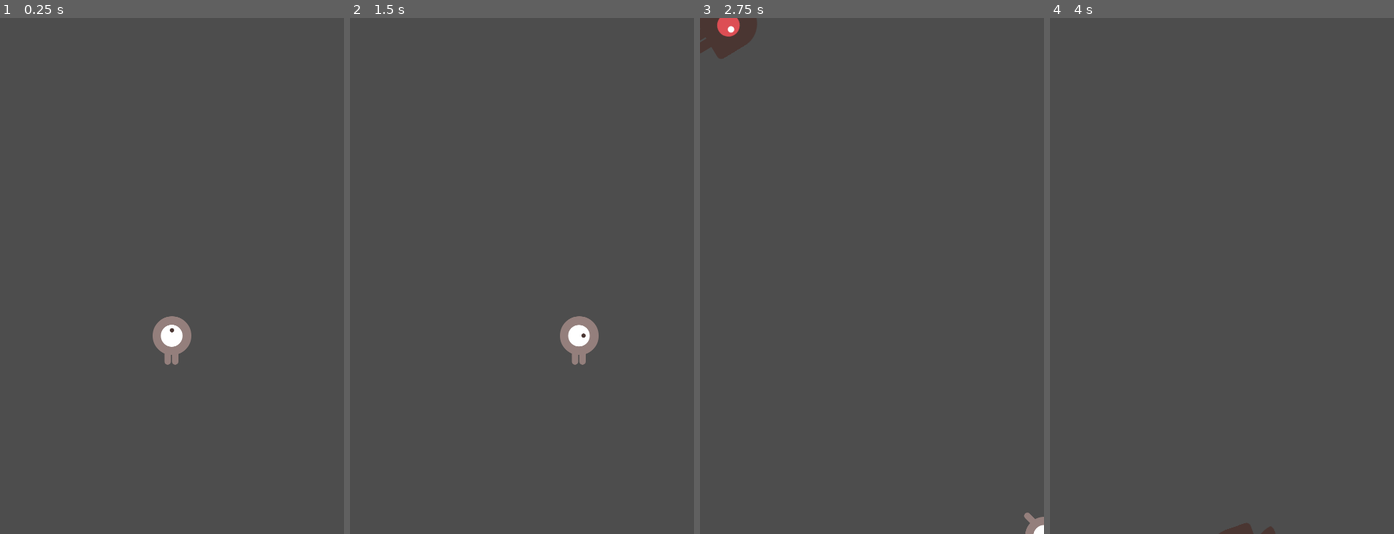
Above: before the commit, frames 1-4 (left to right).
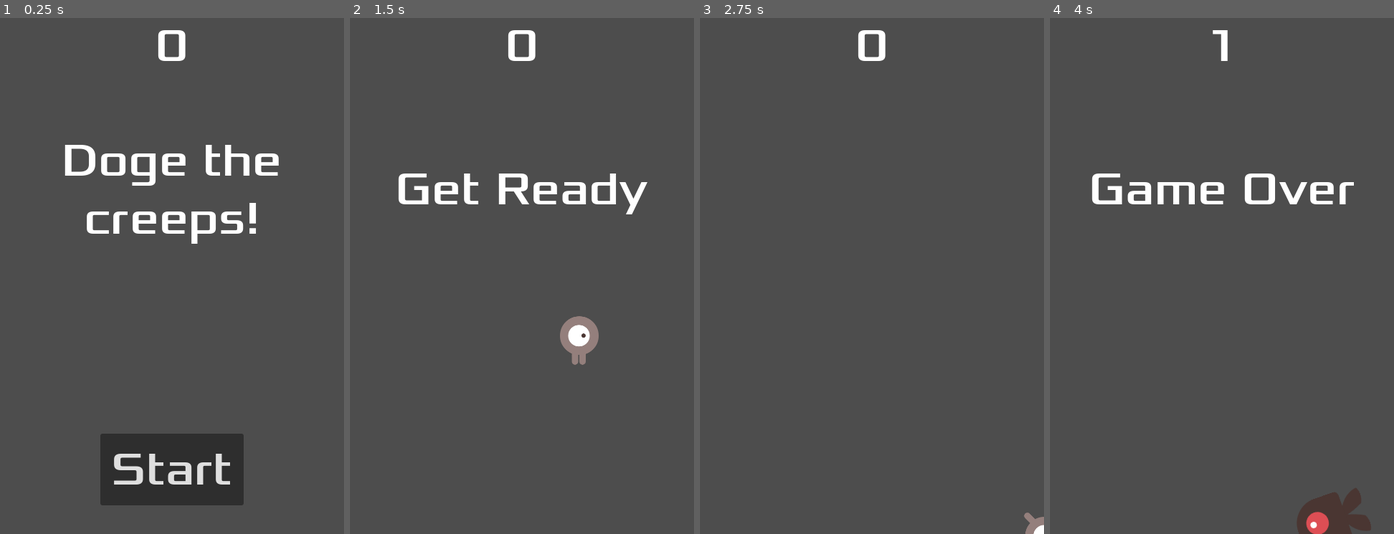
Above: after the commit, the same moments.

Repository: shoul/Doge_The_Creeps
Game: Godot game, scene res://main.tscn
Two runs of this game, one before a commit and one after it. Both use one fixed random seed, a clock stepped at 60 frames per second and the inputs below.
Inputs (mouse positions are in pixels of both pictures, inside the frame that each line leads up to):
- Up to frame 1 (0.25 s): no input
- Up to frame 2 (1.5 s): click (522, 472) at 0.5 s, where only the run after the commit has a clickable "Start"; tap Enter at 1.25 s; hold D (move_right) from 1.28 s (still down)
- Up to frame 3 (2.75 s): release D (move_right) at 2.03 s; hold S (move_down) from 2.03 s (still down)
- Up to frame 4 (4 s): release S (move_down) at 2.78 s; hold D (move_right) 2.78-3.53 s; hold W (move_up) from 3.53 s (still down)

The runs differ from the first frame. In frame 1, 9.4% of the frame differs, in the area x 18-82%, y 2-95%; in frame 2, 2.1%; in frame 3, 1.3%; in frame 4, 3.3%.

Commit message:
HUD added and finished the prototype.

Diff:
--- /dev/null
+++ b/hud.gd
@@ -0,0 +1,45 @@
+extends CanvasLayer
+
+# Notifies 'Main' node that the button has been pressed
+signal start_game
+
+
+func show_message(text):
+	$Message.text = text
+	$Message.show()
+	$MessageTimer.start()
+
+
+func show_game_over():
+	show_message("Game Over")
+	# Wait until the MessageTimer has counted down.
+	await $MessageTimer.timeout
+
+	$Message.text = "Doge the Creeps!"
+	$Message.show()
+	# Make a one-shot timer and wait for it to finish
+	await get_tree().create_timer(1.0).timeout
+	$StartButton.show()
+
+
+func update_score(score):
+	$ScoreLable.text = str(score)
+
+
+# Called when the node enters the scene tree for the first time.
+func _ready() -> void:
+	pass # Replace with function body.
+
+
+# Called every frame. 'delta' is the elapsed time since the previous frame.
+func _process(delta: float) -> void:
+	pass
+
+
+func _on_start_button_pressed() -> void:
+	$StartButton.hide()
+	start_game.emit()
+
+
+func _on_message_timer_timeout() -> void:
+	$Message.hide()
--- /dev/null
+++ b/hud.tscn
@@ -0,0 +1,64 @@
+[gd_scene load_steps=3 format=3 uid="uid://diw4rbhtj1x35"]
+
+[ext_resource type="Script" path="res://hud.gd" id="1_cikem"]
+[ext_resource type="FontFile" uid="uid://dxdi8jlleol3e" path="res://fonts/Xolonium-Regular.ttf" id="2_s8h1o"]
+
+[node name="HUD" type="CanvasLayer"]
+script = ExtResource("1_cikem")
+
+[node name="ScoreLable" type="Label" parent="."]
+anchors_preset = 5
+anchor_left = 0.5
+anchor_right = 0.5
+offset_left = -24.0
+offset_right = 24.0
+offset_bottom = 78.0
+grow_horizontal = 2
+theme_override_fonts/font = ExtResource("2_s8h1o")
+theme_override_font_sizes/font_size = 64
+text = "0"
+horizontal_alignment = 1
+vertical_alignment = 1
+
+[node name="Message" type="Label" parent="."]
+anchors_preset = 8
+anchor_left = 0.5
+anchor_top = 0.5
+anchor_right = 0.5
+anchor_bottom = 0.5
+offset_left = -240.0
+offset_top = -200.0
+offset_right = 240.0
+offset_bottom = -41.0
+grow_horizontal = 2
+grow_vertical = 2
+theme_override_fonts/font = ExtResource("2_s8h1o")
+theme_override_font_sizes/font_size = 64
+text = "Doge the creeps!"
+horizontal_alignment = 1
+vertical_alignment = 1
+autowrap_mode = 2
+
+[node name="StartButton" type="Button" parent="."]
+custom_minimum_size = Vector2(200, 100)
+anchors_preset = 7
+anchor_left = 0.5
+anchor_top = 1.0
+anchor_right = 0.5
+anchor_bottom = 1.0
+offset_left = -100.0
+offset_top = -140.0
+offset_right = 100.0
+offset_bottom = -40.0
+grow_horizontal = 2
+grow_vertical = 0
+theme_override_fonts/font = ExtResource("2_s8h1o")
+theme_override_font_sizes/font_size = 64
+text = "Start"
+
+[node name="MessageTimer" type="Timer" parent="."]
+wait_time = 2.0
+one_shot = true
+
+[connection signal="pressed" from="StartButton" to="." method="_on_start_button_pressed"]
+[connection signal="timeout" from="MessageTimer" to="." method="_on_message_timer_timeout"]
--- a/main.gd
+++ b/main.gd
@@ -6,7 +6,7 @@
 
 # Called when the node enters the scene tree for the first time.
 func _ready() -> void:
-	new_game()
+	pass
 
 
 # Called every frame. 'delta' is the elapsed time since the previous frame.
@@ -17,16 +17,20 @@
 func game_over() -> void:
 	$Player/ScoreTimer.stop()
 	$Player/MobTimer.stop()
+	$HUD.show_game_over()
 
 
 func new_game():
 	score = 0
 	$Player.start($Player/StartPosition.position)
 	$Player/StartTimer.start()
+	$HUD.update_score(score)
+	$HUD.show_message("Get Ready")
 
 
 func _on_score_timer_timeout():
 	score +=1
+	$HUD.update_score(score)
 
 
 func _on_start_timer_timeout():
--- a/main.tscn
+++ b/main.tscn
@@ -1,8 +1,9 @@
-[gd_scene load_steps=5 format=3 uid="uid://bol5hbsokf8nx"]
+[gd_scene load_steps=6 format=3 uid="uid://bol5hbsokf8nx"]
 
 [ext_resource type="Script" path="res://main.gd" id="1_p82nn"]
 [ext_resource type="PackedScene" uid="uid://gllxx3s6c76k" path="res://player.tscn" id="2_asr04"]
 [ext_resource type="PackedScene" uid="uid://bxouxi6xg0m1f" path="res://mob.tscn" id="2_qnas0"]
+[ext_resource type="PackedScene" uid="uid://diw4rbhtj1x35" path="res://hud.tscn" id="4_i3k6f"]
 
 [sub_resource type="Curve2D" id="Curve2D_umnc7"]
 _data = {
@@ -33,7 +34,10 @@
 
 [node name="MobSpawnLocation" type="PathFollow2D" parent="MobPath"]
 
+[node name="HUD" parent="." instance=ExtResource("4_i3k6f")]
+
 [connection signal="hit" from="Player" to="." method="game_over"]
 [connection signal="timeout" from="Player/MobTimer" to="." method="_on_mob_timer_timeout"]
 [connection signal="timeout" from="Player/ScoreTimer" to="." method="_on_score_timer_timeout"]
 [connection signal="timeout" from="Player/StartTimer" to="." method="_on_start_timer_timeout"]
+[connection signal="start_game" from="HUD" to="." method="new_game"]
